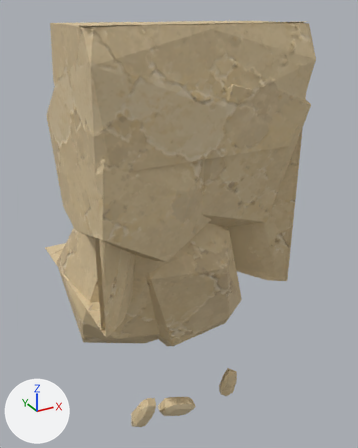
A saved change to the glTF model assets/custom/models/ground_modules/ground_bottom_edge_06.glb.
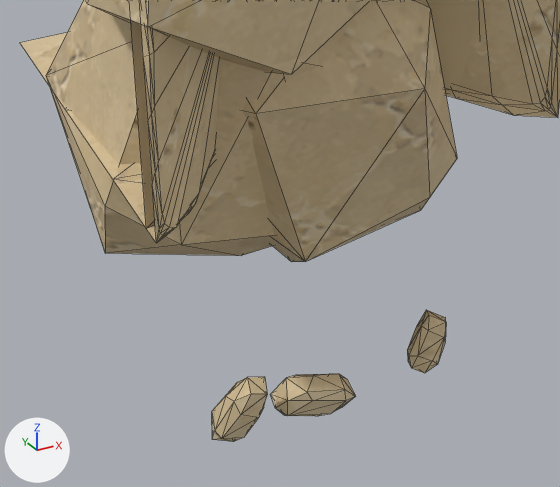
Old and new are each drawn whole from a 50 mm camera at (-0.58, -1.7, 0.97) aimed at (0.58, 0.41, -0.08) and again close up on the part from 10% to 80% of the width and 51% to 100% of the height. Every picture has the same lights, and +X, +Y and +Z are marked at lower left. The last two pictures show the newer version. The close-ups show mesh edges as thin lines. Vertices at exactly the same position are counted once.

Objects in the first close-up: 'GroundBottomEdge06_Body'.
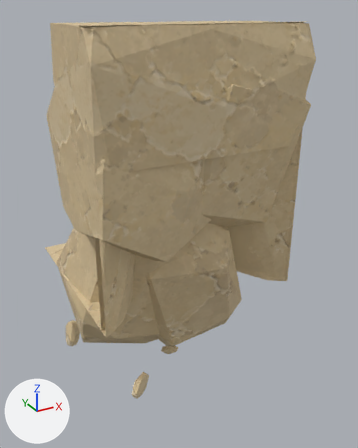
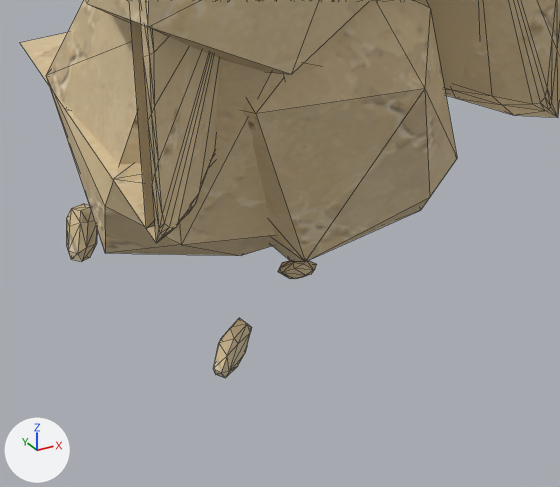
Edits to the scene script, one JSON object a line:
```json
{"block": "me_groundbottomedge06_bodyshouldermesh", "where": "me_groundbottomedge06_bodyshouldermesh.from_pydata(...)  # 519 vertices, 915 faces; spans x 0.0..1.0, y -0.04..1.0, z -0.96..0.91"}
{"block": "me_groundbottomedge06_bodyshouldermesh", "where": "# used by ob_groundbottomedge06_body; location = (0.0, 0.0, 0.0)"}
{"block": "me_groundbottomedge06_bodyshouldermesh", "change": "me_groundbottomedge06_bodyshouldermesh part 1: the loose piece of 24 vertices spanning x 0.61..0.72, y -0.03..0.06, z -0.95..-0.8 is multiplied about its middle by the matrix ((0.565, -0.919, 0.049), (0.907, 0.547, -0.212), (0.156, 0.152, 1.058)), then moved by (-0.59, 0.84, -0.01)"}
{"block": "me_groundbottomedge06_bodyshouldermesh", "change": "me_groundbottomedge06_bodyshouldermesh part 2: 48 of 519 vertices moved; they spanned x 0.11..0.45, y -0.04..0.07, z -0.96..-0.76 and now span x 0.17..0.58, y 0.16..0.49, z -0.94..-0.82; mean shift (0.14, 0.33, -0.02); largest move (0.11, 0.01, -0.89) -> (0.5, 0.47, -0.9)"}
```

Location of each change, [x1, y1, x2, y2] in pixels of the close-ups (560 x 487 px; the box of a moved part takes in the faces that stretch with it):
```json
{"object": "GroundBottomEdge06_Body", "change": "reshaped", "before": [20, 0, 560, 442], "after": [20, 0, 560, 378]}
{"part": 1, "of": "me_groundbottomedge06_bodyshouldermesh", "change": "moved or reshaped", "before": [407, 310, 446, 373], "after": [66, 204, 97, 262]}
{"part": 2, "of": "me_groundbottomedge06_bodyshouldermesh", "change": "moved or reshaped", "before": [212, 374, 356, 442], "after": [213, 261, 317, 378]}
```
